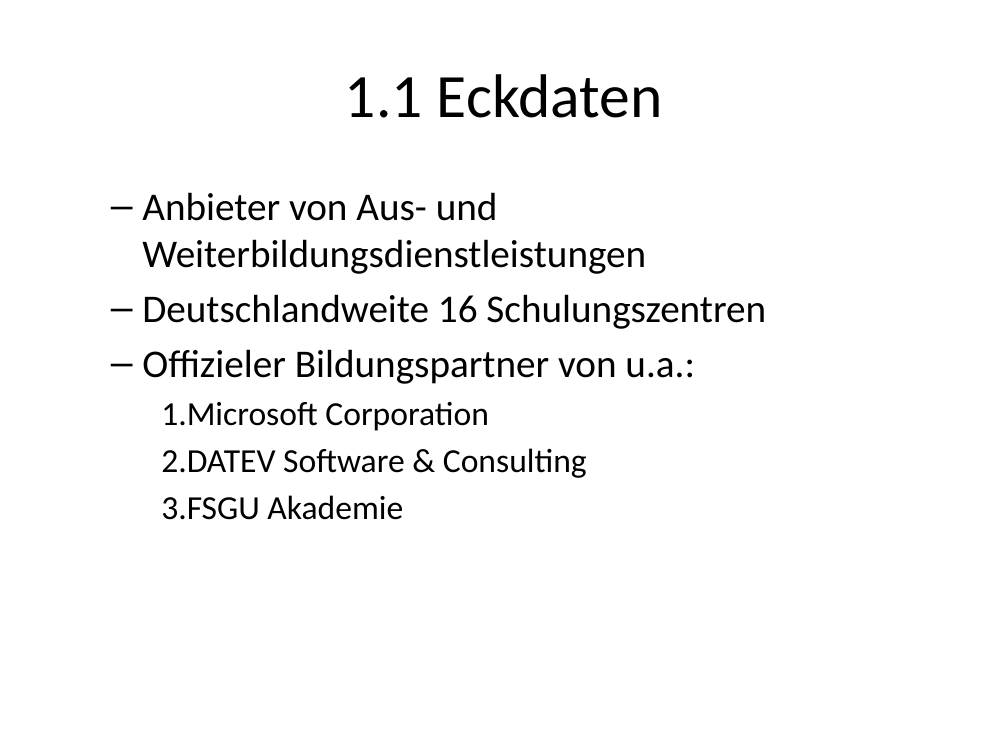
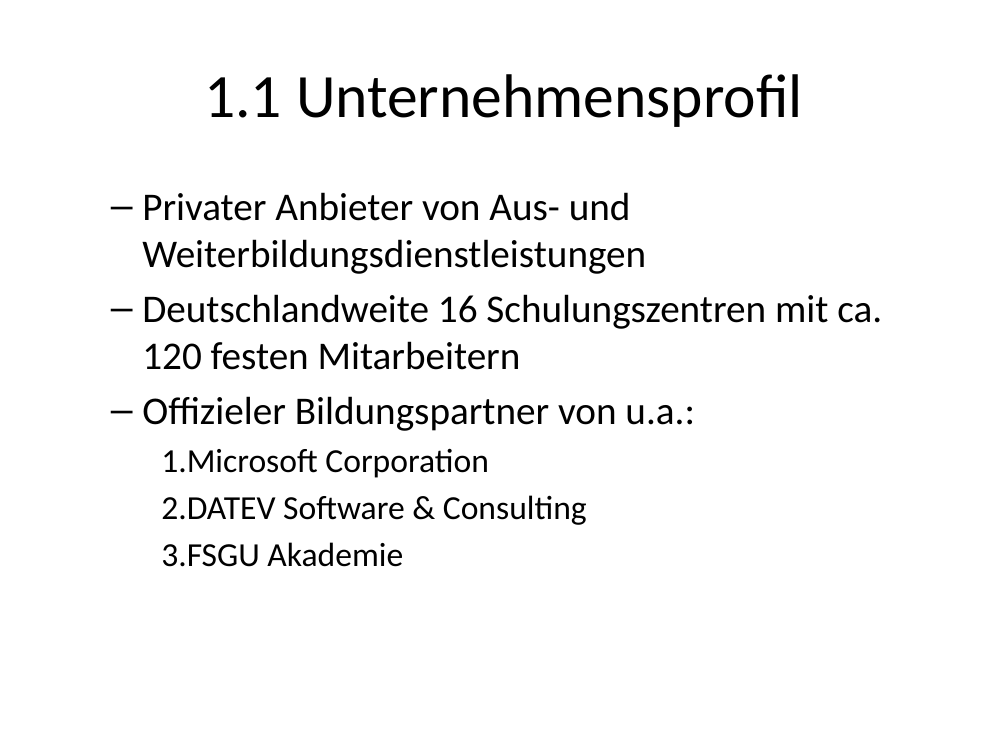
Before and after one commit to roman91DE/wipaed, a slide deck: slide 5 of praktikum/praesentation/praesentation.pptx. Drawn at 1008x756 pixels with LibreOffice and Linux fonts; fonts in the diff are those of the drawing. Boxes give left, top, right and bottom in pixels: in the first picture for what was removed or moved away, otherwise in the second. Text is boxed around its words. In the diff, an @@ line names an element or a change of style, - is before the commit and + after.

```diff
--- a/praktikum/praesentation/praesentation.pptx
+++ b/praktikum/praesentation/praesentation.pptx
@@ title at [204, 74, 803, 127]: text changed @@
-1.1 Eckdaten
+1.1 Unternehmensprofil
@@ text at [142, 192, 882, 370]: text changed @@
-  – Anbieter von Aus- und Weiterbildungsdienstleistungen
-  – Deutschlandweite 16 Schulungszentren
+  – Privater Anbieter von Aus- und Weiterbildungsdienstleistungen
+  – Deutschlandweite 16 Schulungszentren mit ca. 120 festen Mitarbeitern
```
Also in this commit, not shown: 1 other slide changed, 5 slides added, 2 slides removed, 3 other files.
